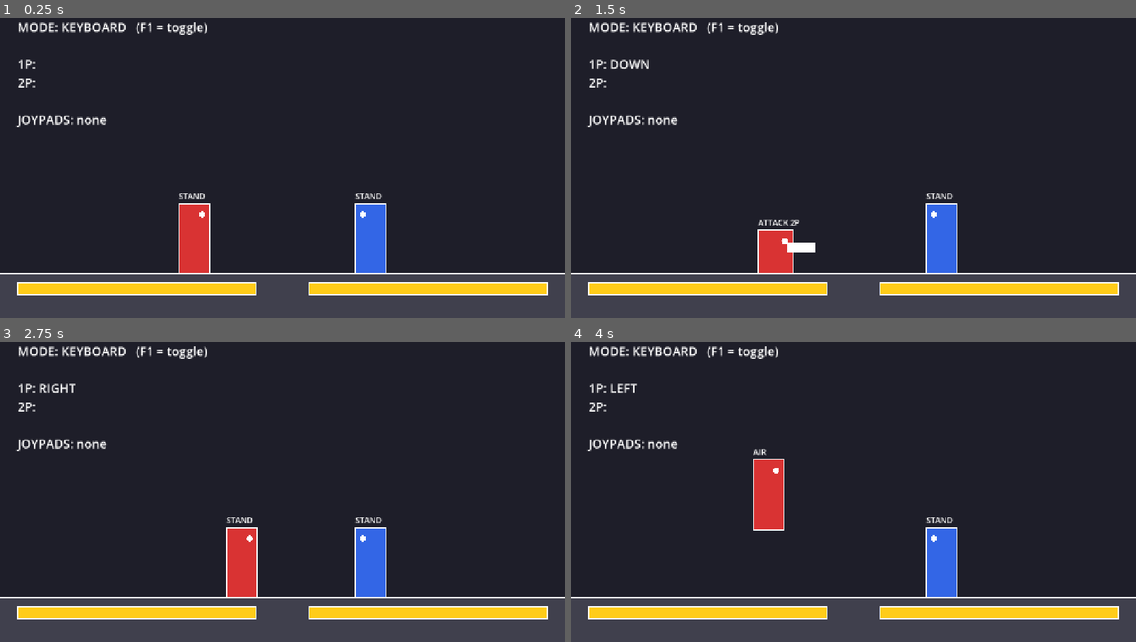
Above: before the commit, frames 1-4 (two rows, left to right).
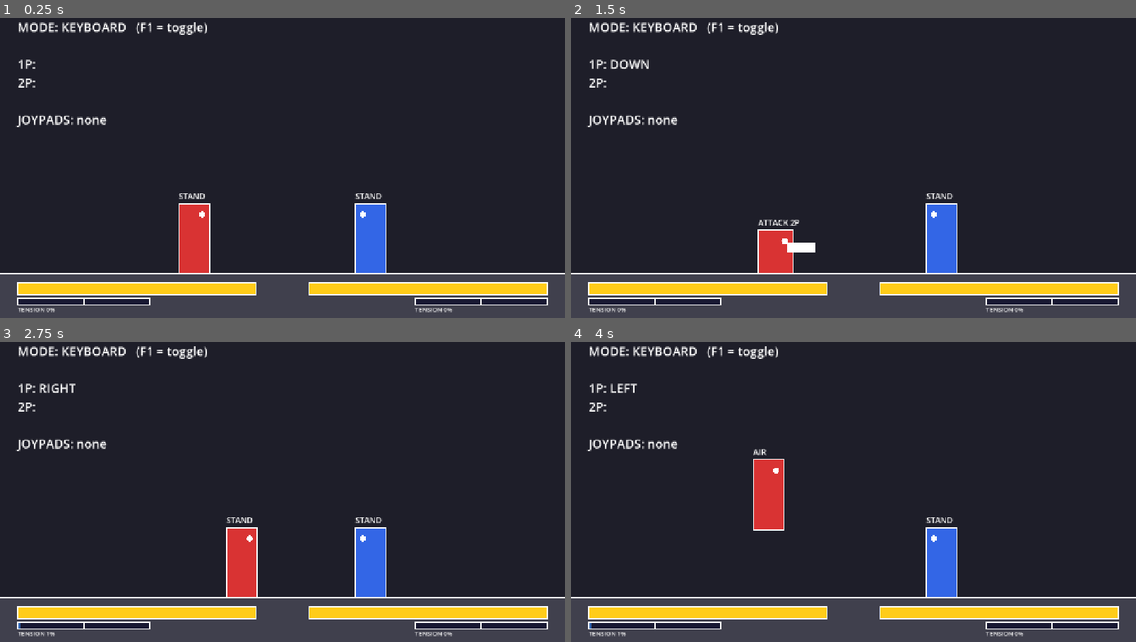
Above: after the commit, the same moments.

Repository: yukituki0/GGJSHS
Game: Godot game, scene res://scenes/main.tscn
Two runs of this game, one before a commit and one after it. Both use one fixed random seed, a clock stepped at 60 frames per second and the inputs below.
Inputs:
- Up to frame 1 (0.25 s): no input
- Up to frame 2 (1.5 s): tap Enter at 0.5 s; hold D 0.53-1.28 s; tap O (p1_hs) at 0.6 s; tap Space at 1.25 s; hold S from 1.28 s (still down); tap Y at 1.35 s
- Up to frame 3 (2.75 s): tap Enter at 2 s; release S at 2.03 s; hold D from 2.03 s (still down); tap U at 2.1 s
- Up to frame 4 (4 s): release D at 2.78 s; hold W 2.78-3.53 s; tap I at 2.85 s; hold A (p1_left) from 3.53 s (still down); tap H at 3.6 s

The runs differ from the first frame. In frame 1, 1.3% of the frame differs, in the area x 3-97%, y 93-99%; in frame 2, 1.3%; in frame 3, 1.3%; in frame 4, 1.3%.

Commit message:
히트스톱, 타격 이펙트, 넉백, 텐션 게이지, 로만 캔슬 추가
- 히트스톱: 맞거나 막히면 둘 다 멈춤 (데미지 비례, 5P 약 7F ~ 5H 약 13F), 멈춘 동안 입력은 버퍼에 기억
- 맞은 쪽 흔들림, 화면 흔들림, 타격 이펙트(히트 = 노란 별, 가드 = 파란 원)
- 벽에 붙은 상대를 때리면 때린 쪽이 대신 밀려남
- 텐션 게이지: 앞으로 걷기/달리기, 맞히기, 막히기, 막기로 충전
- 로만 캔슬(RC 버튼): 공격 중 게이지 50%를 써서 즉시 취소
- 입력 버퍼 5F -> 8F

Co-Authored-By: Claude Opus 5.5 <noreply@anthropic.com>
Claude-Session: https://claude.ai/code/session_01DkxNRghxDBAgHYk82cYTSd

Diff:
--- a/scripts/attack_data.gd
+++ b/scripts/attack_data.gd
@@ -18,6 +18,7 @@
 var hitstun: int        # 맞은 쪽이 못 움직이는 프레임
 var blockstun: int      # 막은 쪽이 못 움직이는 프레임
 var pushback := 6.0     # 맞거나 막았을 때 밀려나는 속도
+var hitstop: int        # 맞은 순간 둘 다 멈추는 프레임 (센 기술일수록 길다 = 묵직한 손맛)
 var gatling: Array = []  # 맞히거나 막혔을 때 이어서 쓸 수 있는 기술
 
 
@@ -33,6 +34,7 @@
 	level = p_level
 	hitstun = p_hitstun
 	blockstun = p_blockstun
+	hitstop = 4 + int(p_damage / 6.0)  # 5P≈7F, 5H≈13F. 기술마다 따로 정하고 싶으면 생성 후 덮어쓰기
 	gatling = p_gatling
 
 
--- a/scripts/fighter.gd
+++ b/scripts/fighter.gd
@@ -27,7 +27,16 @@
 @export var airdash_speed := 11.0
 @export var air_actions := 1            # 공중에서 2단 점프/공중 대시를 몇 번 쓸 수 있나 (둘이 공유)
 @export var ground_friction := 0.85     # 밀려날 때 속도가 줄어드는 비율
-@export var input_buffer_frames := 5    # 버튼을 몇 프레임 전에 눌러도 기억해 둘지
+@export var input_buffer_frames := 8    # 버튼을 몇 프레임 전에 눌러도 기억해 둘지
+
+# ── 텐션 게이지 ───────────────────────────────────────────
+const MAX_TENSION := 100.0
+const RC_COST := 50.0                   # 로만 캔슬 비용 (게이지 절반)
+@export var tension_walk_gain := 0.06   # 앞으로 걸을 때 프레임당
+@export var tension_run_gain := 0.10    # 달릴 때 프레임당
+@export var tension_hit_gain := 4.0     # 공격이 맞았을 때
+@export var tension_block_gain := 2.0   # 공격이 막혔을 때 (공격한 쪽)
+@export var tension_guard_gain := 1.0   # 공격을 막았을 때 (막은 쪽)
 
 # ── 몸 크기 (임시 네모 그래픽 + 밀어내기/피격 판정) ─────────
 const BODY_SIZE := Vector2(70, 160)
@@ -36,7 +45,7 @@
 ## 버튼 우선순위: 동시에 눌렀으면 강한 버튼이 이긴다
 const ATTACK_BUTTONS: Array[String] = ["hs", "s", "k", "p"]
 ## 입력 버퍼에 기억해 둘 버튼 (누르는 "순간"이 중요한 것들)
-const BUFFERED_ACTIONS: Array[String] = ["hs", "s", "k", "p", "dash", "up"]
+const BUFFERED_ACTIONS: Array[String] = ["hs", "s", "k", "p", "dash", "up", "rc"]
 
 var player := 1                 # 1P / 2P
 var color := Color.RED
@@ -56,6 +65,9 @@
 var attack_connected := false   # 이번 공격이 이미 맞았거나 막혔나 (한 번만 판정 + 개틀링 조건)
 var stun_frames := 0            # 히트스턴/가드스턴 남은 프레임
 var _buffer := {}               # 액션 -> 남은 기억 프레임 (0이면 없음)
+var tension := 0.0
+var hit_shake := 0              # 히트스톱 동안 맞은 쪽이 부르르 떠는 남은 프레임
+var rc_flash := 0               # 로만 캔슬 이펙트 남은 프레임
 
 
 func _ready() -> void:
@@ -69,7 +81,24 @@
 	_update_buffer()
 	_update_state()
 	position += velocity
+	if rc_flash > 0:
+		rc_flash -= 1
 	queue_redraw()
+
+
+## 히트스톱 중에 Match가 tick() 대신 호출한다.
+## 캐릭터는 멈춰 있지만, 이때 누른 버튼은 버퍼에 기억해 둔다 (히트스톱 중 개틀링 입력 가능)
+func tick_frozen() -> void:
+	for action in BUFFERED_ACTIONS:
+		if Input.is_action_just_pressed(InputManager.action_name(player, action)):
+			_buffer[action] = input_buffer_frames
+	if hit_shake > 0:
+		hit_shake -= 1
+	queue_redraw()
+
+
+func add_tension(amount: float) -> void:
+	tension = clampf(tension + amount, 0.0, MAX_TENSION)
 
 
 # ── 기술 목록 (캐릭터마다 덮어쓸 부분) ─────────────────────
@@ -205,6 +234,7 @@
 		_change_state(State.STAND)
 	if fwd > 0:
 		velocity.x = walk_forward_speed * facing
+		add_tension(tension_walk_gain)
 	elif fwd < 0:
 		velocity.x = -walk_back_speed * facing
 	else:
@@ -225,6 +255,7 @@
 	var fwd := _input_forward()
 	if fwd >= 0 and (_held("dash") or fwd > 0):
 		velocity.x = run_speed * facing
+		add_tension(tension_run_gain)
 	else:
 		velocity.x = 0
 		_change_state(State.STAND)
@@ -310,6 +341,12 @@
 	else:
 		velocity.x *= ground_friction
 
+	# 로만 캔슬: 게이지 절반을 써서 공격을 즉시 취소하고 다시 움직일 수 있게 된다
+	if _pressed("rc") and tension >= RC_COST:
+		_consume("rc")
+		_roman_cancel(airborne)
+		return
+
 	if attack_connected:
 		var prefix := "j" if airborne else ("2" if _held("down") else "5")
 		var next := _pressed_attack(prefix)
@@ -322,6 +359,19 @@
 		_change_state(State.AIR if airborne else State.STAND)
 		if not airborne:
 			_ground_neutral()  # 버퍼에 남은 입력이 있으면 같은 프레임에 바로 나가도록
+
+
+func _roman_cancel(airborne: bool) -> void:
+	add_tension(-RC_COST)
+	rc_flash = 20
+	current_attack = null
+	if airborne:
+		velocity = Vector2(velocity.x * 0.3, 0)  # 공중에서 쓰면 그 자리에 살짝 멈춘다
+		air_actions_left = maxi(air_actions_left, 1)
+		_change_state(State.AIR)
+	else:
+		velocity.x = 0
+		_change_state(State.STAND)
 
 
 func _start_attack(attack_name: String) -> void:
@@ -422,19 +472,22 @@
 
 
 ## Match가 호출: 공격이 맞았거나 막혔다고 알려준다
-func on_attack_connected() -> void:
+func on_attack_connected(blocked: bool) -> void:
 	attack_connected = true
+	add_tension(tension_block_gain if blocked else tension_hit_gain)
 
 
 ## Match가 호출: 공격을 받았다. 막았으면 true를 돌려준다
 func receive_attack(attack: AttackData, from_dir: int) -> bool:
 	if can_block(attack.level):
+		add_tension(tension_guard_gain)
 		stun_frames = attack.blockstun
 		velocity.x = attack.pushback * from_dir
 		_change_state(State.BLOCKSTUN)
 		return true
 
 	hp = maxi(hp - attack.damage, 0)
+	hit_shake = attack.hitstop
 	current_attack = null
 	if hp == 0:
 		velocity = Vector2(6.0 * from_dir, -10.0)
@@ -455,7 +508,8 @@
 
 func _draw() -> void:
 	var size := body_size()
-	var rect := Rect2(-size.x / 2, -size.y, size.x, size.y)
+	var shake_x := (4.0 if hit_shake % 2 == 0 else -4.0) if hit_shake > 0 else 0.0
+	var rect := Rect2(-size.x / 2 + shake_x, -size.y, size.x, size.y)
 	var body_color := color
 	match state:
 		State.HITSTUN, State.KO:
@@ -464,6 +518,11 @@
 			body_color = color.darkened(0.4)
 	draw_rect(rect, body_color)
 	draw_rect(rect, Color.WHITE, false, 3.0)
+	# 로만 캔슬: 퍼져 나가는 원
+	if rc_flash > 0:
+		var t := 1.0 - rc_flash / 20.0
+		draw_arc(Vector2(0, -size.y / 2), 40 + t * 160, 0, TAU, 48,
+				Color(1, 0.2, 0.3, 1.0 - t), 6.0)
 	# 바라보는 방향 표시 (눈)
 	draw_circle(Vector2(facing * size.x * 0.25, -size.y + 25), 7, Color.WHITE)
 	# 공격 중이면 히트박스 위치에 팔 모양을 그린다 (발생 중엔 흐리게, 지속 중엔 진하게)
--- a/scripts/match.gd
+++ b/scripts/match.gd
@@ -12,6 +12,10 @@
 var p1: Fighter
 var p2: Fighter
 var _ko_timer := 0
+var _hitstop := 0               # 남은 히트스톱 프레임 (0보다 크면 둘 다 멈춤)
+var _shake := 0                 # 남은 화면 흔들림 프레임
+var _sparks: Array = []         # [위치, 남은 프레임, 막혔나] 타격 이펙트
+var _camera: Camera2D
 
 
 func _ready() -> void:
@@ -19,6 +23,10 @@
 	p2 = _spawn(2, Color(0.2, 0.4, 0.9), 840)
 	p1.opponent = p2
 	p2.opponent = p1
+	# 화면 흔들림용 카메라 (화면 가운데에 고정)
+	_camera = Camera2D.new()
+	_camera.position = Vector2(640, 360)
+	add_child(_camera)
 
 
 func _unhandled_input(event: InputEvent) -> void:
@@ -41,29 +49,59 @@
 
 ## 매 프레임: 1P 이동 → 2P 이동 → 밀어내기 → 공격 판정 (항상 이 순서)
 func _physics_process(_delta: float) -> void:
-	p1.tick()
-	p2.tick()
-	_resolve_push()
-	_resolve_hits()
+	_update_effects()
+	if _hitstop > 0:
+		# 히트스톱: 둘 다 멈춘다 (입력은 버퍼에 기억)
+		_hitstop -= 1
+		p1.tick_frozen()
+		p2.tick_frozen()
+	else:
+		p1.tick()
+		p2.tick()
+		_resolve_push()
+		_resolve_hits()
 	_update_ko()
 	queue_redraw()
 
 
+func _update_effects() -> void:
+	for spark in _sparks:
+		spark[1] -= 1
+	_sparks = _sparks.filter(func(spark): return spark[1] > 0)
+	if _shake > 0:
+		_shake -= 1
+		_camera.offset = Vector2(randf_range(-6, 6), randf_range(-6, 6))
+	else:
+		_camera.offset = Vector2.ZERO
+
+
 ## 양쪽 공격을 "먼저 다 검사하고 나서" 적용한다 → 동시에 맞으면 둘 다 맞음(상쇄)
 func _resolve_hits() -> void:
-	var hits: Array = []  # [공격자, 방어자, 기술]
+	var hits: Array = []  # [공격자, 방어자, 기술, 맞은 위치]
 	for pair in [[p1, p2], [p2, p1]]:
 		var attacker: Fighter = pair[0]
 		var defender: Fighter = pair[1]
 		if defender.state == Fighter.State.KO:
 			continue
 		if attacker.hitbox_rect().intersects(defender.body_rect()):
-			hits.append([attacker, defender, attacker.current_attack])
+			var contact := attacker.hitbox_rect().intersection(defender.body_rect()).get_center()
+			hits.append([attacker, defender, attacker.current_attack, contact])
 	for hit in hits:
 		var attacker: Fighter = hit[0]
 		var defender: Fighter = hit[1]
-		attacker.on_attack_connected()
-		defender.receive_attack(hit[2], attacker.facing)
+		var attack: AttackData = hit[2]
+		var contact: Vector2 = hit[3]
+		var blocked := defender.receive_attack(attack, attacker.facing)
+		attacker.on_attack_connected(blocked)
+		_hitstop = maxi(_hitstop, attack.hitstop)
+		_sparks.append([contact, 10, blocked])
+		if not blocked:
+			_shake = maxi(_shake, attack.hitstop)
+		# 상대가 벽에 붙어 있어서 못 밀려나면, 대신 때린 쪽이 뒤로 밀려난다
+		var half := defender.body_size().x / 2
+		if defender.position.x - half <= WALL_LEFT + 1 or defender.position.x + half >= WALL_RIGHT - 1:
+			if attacker.is_on_ground():
+				attacker.velocity.x = -attack.pushback * attacker.facing
 
 
 ## KO가 나오면 잠시 뒤 처음부터 다시 (라운드 시스템은 나중에)
@@ -113,9 +151,36 @@
 	# 체력바 (1P는 왼쪽에서, 2P는 오른쪽에서 줄어든다)
 	_draw_hp_bar(Rect2(40, 640, 540, 28), p1, false)
 	_draw_hp_bar(Rect2(700, 640, 540, 28), p2, true)
+	_draw_tension_bar(Rect2(40, 676, 300, 14), p1, false)
+	_draw_tension_bar(Rect2(940, 676, 300, 14), p2, true)
+	# 타격 이펙트: 맞으면 노란 별, 막히면 파란 원
+	for spark in _sparks:
+		var pos: Vector2 = spark[0]
+		var t: float = spark[1] / 10.0
+		if spark[2]:
+			draw_arc(pos, 30 * (1.5 - t), 0, TAU, 24, Color(0.5, 0.8, 1.0, t), 5.0)
+		else:
+			for i in 8:
+				var dir := Vector2.RIGHT.rotated(i * TAU / 8)
+				draw_line(pos + dir * 10, pos + dir * (20 + 40 * (1.0 - t)), Color(1, 0.9, 0.3, t), 5.0)
 	if _ko_timer > 0:
 		draw_string(ThemeDB.fallback_font, Vector2(0, 330), "K.O.",
 				HORIZONTAL_ALIGNMENT_CENTER, 1280, 96, Color.YELLOW)
+
+
+func _draw_tension_bar(rect: Rect2, f: Fighter, from_right: bool) -> void:
+	draw_rect(rect, Color(0.1, 0.1, 0.2))
+	var ratio := f.tension / Fighter.MAX_TENSION
+	var filled := Rect2(rect.position, Vector2(rect.size.x * ratio, rect.size.y))
+	if from_right:
+		filled.position.x = rect.end.x - filled.size.x
+	# 로만 캔슬 가능(50% 이상)하면 밝은 색
+	var rc_ready := f.tension >= Fighter.RC_COST
+	draw_rect(filled, Color(0.3, 0.9, 1.0) if rc_ready else Color(0.2, 0.4, 0.7))
+	draw_line(Vector2(rect.get_center().x, rect.position.y), Vector2(rect.get_center().x, rect.end.y), Color.WHITE, 2.0)
+	draw_rect(rect, Color.WHITE, false, 2.0)
+	draw_string(ThemeDB.fallback_font, Vector2(rect.position.x, rect.end.y + 16),
+			"TENSION %d%%" % int(f.tension), HORIZONTAL_ALIGNMENT_LEFT, -1, 14)
 
 
 func _draw_hp_bar(rect: Rect2, f: Fighter, from_right: bool) -> void:
